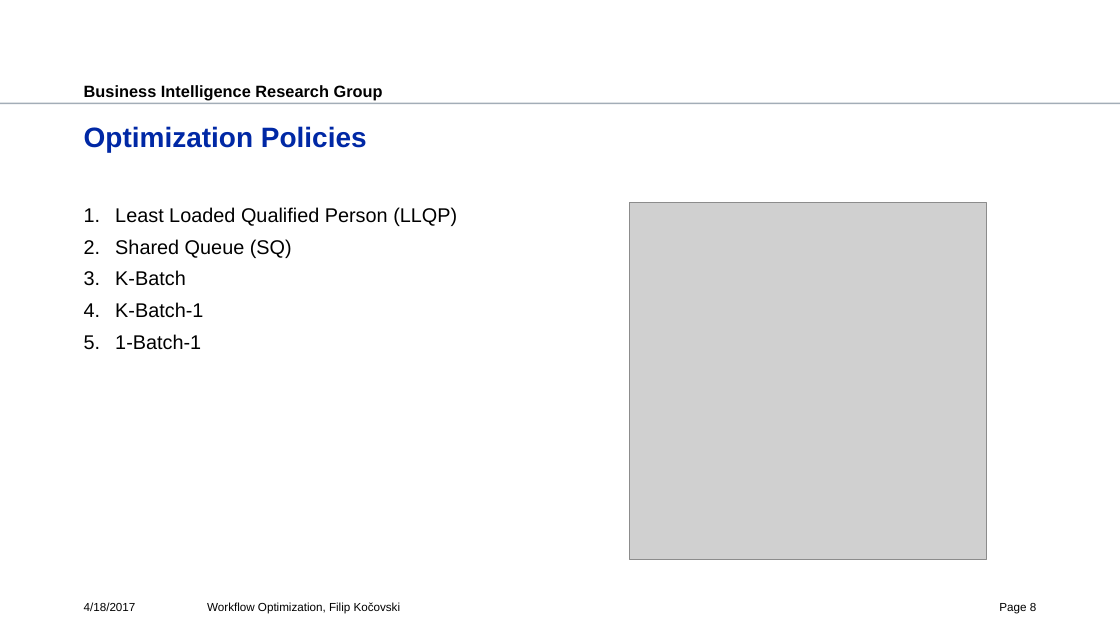
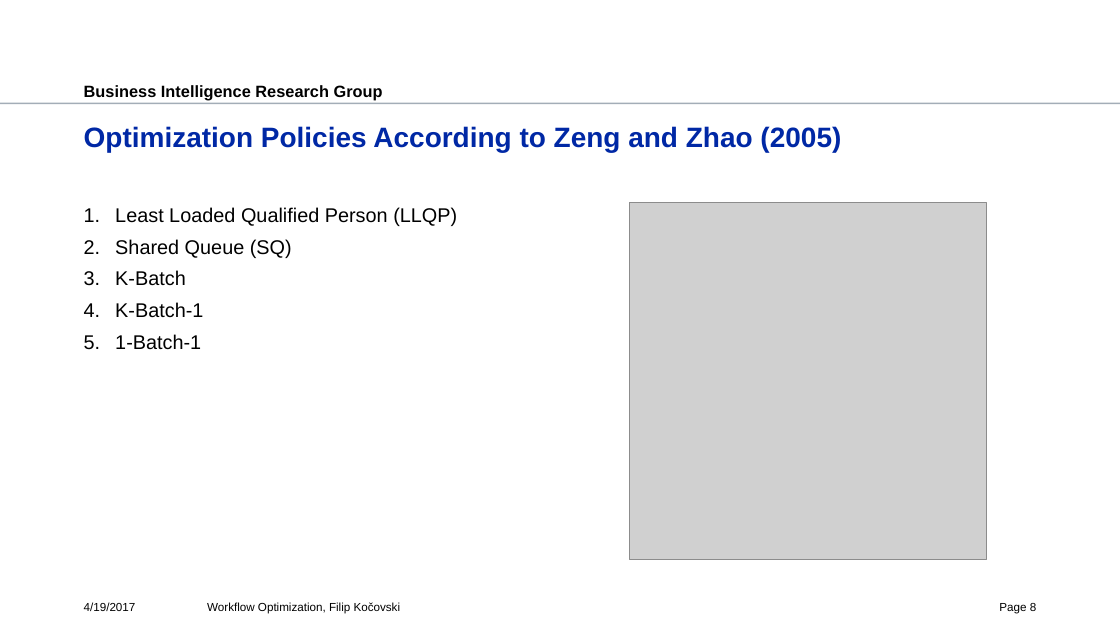
Before and after one commit to fkocovski/mt_presentation, a slide deck: slide 8 of Workflow Optimization.pptx. Drawn at 1120x630 pixels with LibreOffice and Linux fonts; fonts in the diff are those of the drawing; grey boxes stand for pictures; background and template pictures are left out. Boxes give left, top, right and bottom in pixels: in the first picture for what was removed or moved away, otherwise in the second. Text is boxed around its words. In the diff, an @@ line names an element or a change of style, - is before the commit and + after.

```diff
--- a/Workflow Optimization.pptx
+++ b/Workflow Optimization.pptx
@@ title at (84, 126, 841, 152): text changed @@
-Optimization Policies
+Optimization Policies According to Zeng and Zhao (2005)
@@ text at (84, 602, 136, 611): text changed @@
-4/18/2017
+4/19/2017
```
Also in this commit, not shown: 30 other slides changed, 3 slides added.
